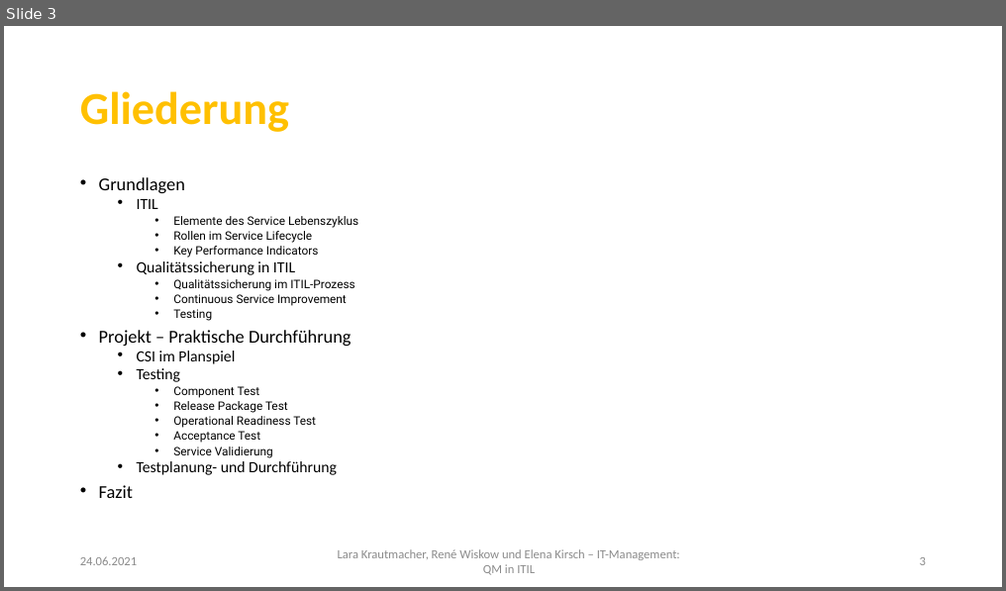
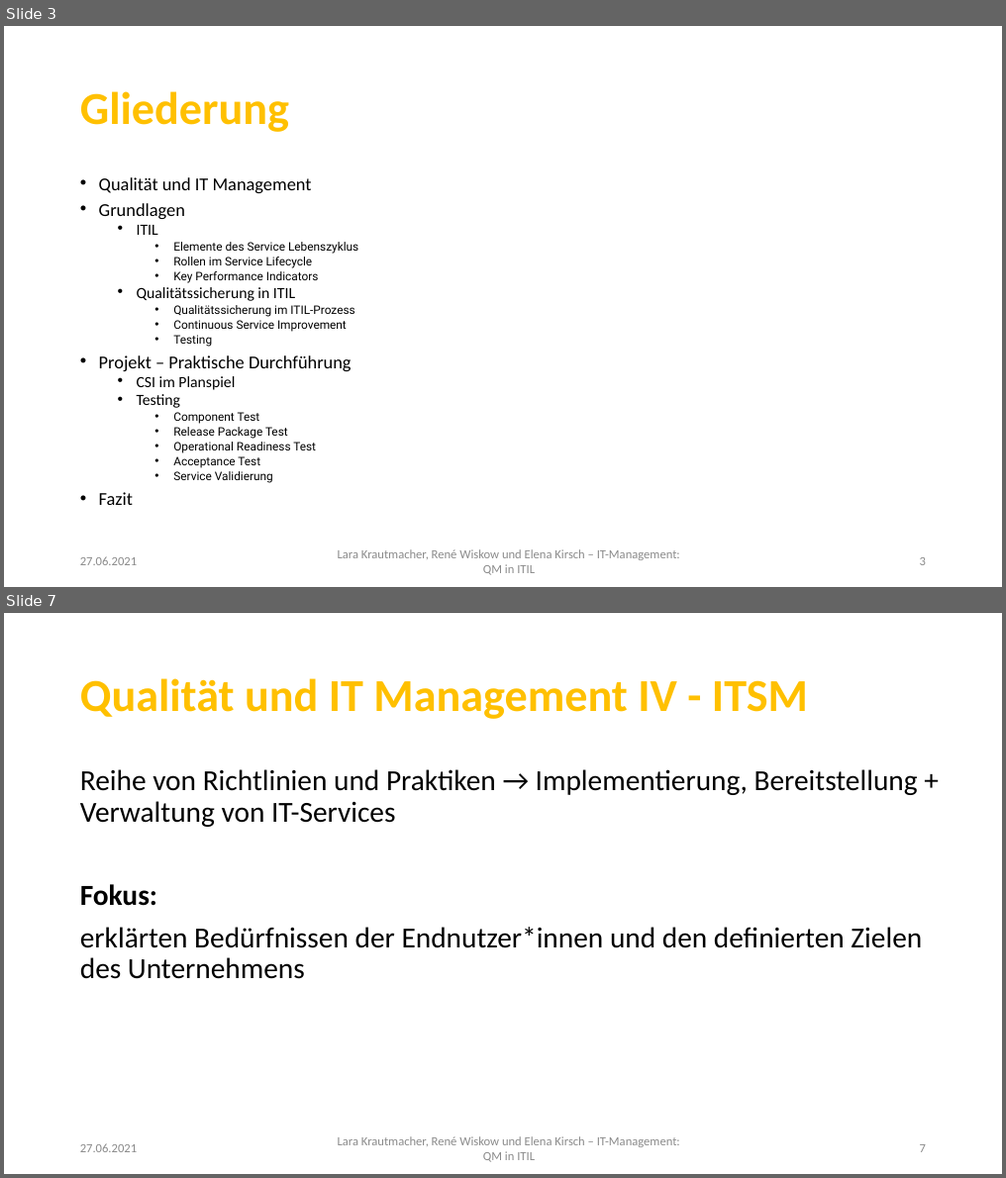
Before and after one commit to LaraKrauti/Qualitaetssicherung, a slide deck: LaraKrautmacher_RenéWiskow_ElenaKirsch_ITManagement.pptx. Shown one above the other, each under a label of ours: slide 3 before the commit, slides 3 and 7 after it; the slides between them are not shown. The pictures are 1006x591 and 1006x1178 pixels, drawn with LibreOffice and Linux fonts; fonts in the diff are those of the drawing; background and template pictures are left out. Boxes give left, top, right and bottom in pixels: in the first picture for what was removed or moved away, otherwise in the second. Text is boxed around its words. In the diff, an @@ line names an element or a change of style, - is before the commit and + after.

```diff
--- a/LaraKrautmacher_RenéWiskow_ElenaKirsch_ITManagement.pptx
+++ b/LaraKrautmacher_RenéWiskow_ElenaKirsch_ITManagement.pptx
@@ slide 7 added at box(4, 613, 1002, 1174), background #FFFFFF; not listed: 1 template element that a slide beside it also shows @@
@@ title added at box(80, 678, 808, 719), 44 pt, text #FFC000, bold @@
+Qualität und IT Management IV - ITSM
@@ text added at box(80, 769, 922, 979), 28 pt, text #000000 @@
+Reihe von Richtlinien und Praktiken → Implementierung, Bereitstellung + Verwaltung von IT-Services
+Fokus:
+erklärten Bedürfnissen der Endnutzer*innen und den definierten Zielen des Unternehmens
@@ text added at box(80, 1144, 137, 1153), 12 pt, text #8C8C8C @@
+27.06.2021
@@ page number added at box(920, 1145, 926, 1153), 12 pt, text #8C8C8C @@
+7
@@ slide 3 changed as well @@
@@ text at box(99, 177, 312, 193): paragraph added @@
+• Qualität und IT Management
@@ text at box(137, 462, 337, 475): paragraph removed @@
-  • Testplanung- und Durchführung
@@ text at box(80, 557, 137, 566): text changed @@
-24.06.2021
+27.06.2021
```
Also in this commit, not shown: 2 other slides changed, 5 other slides added.
